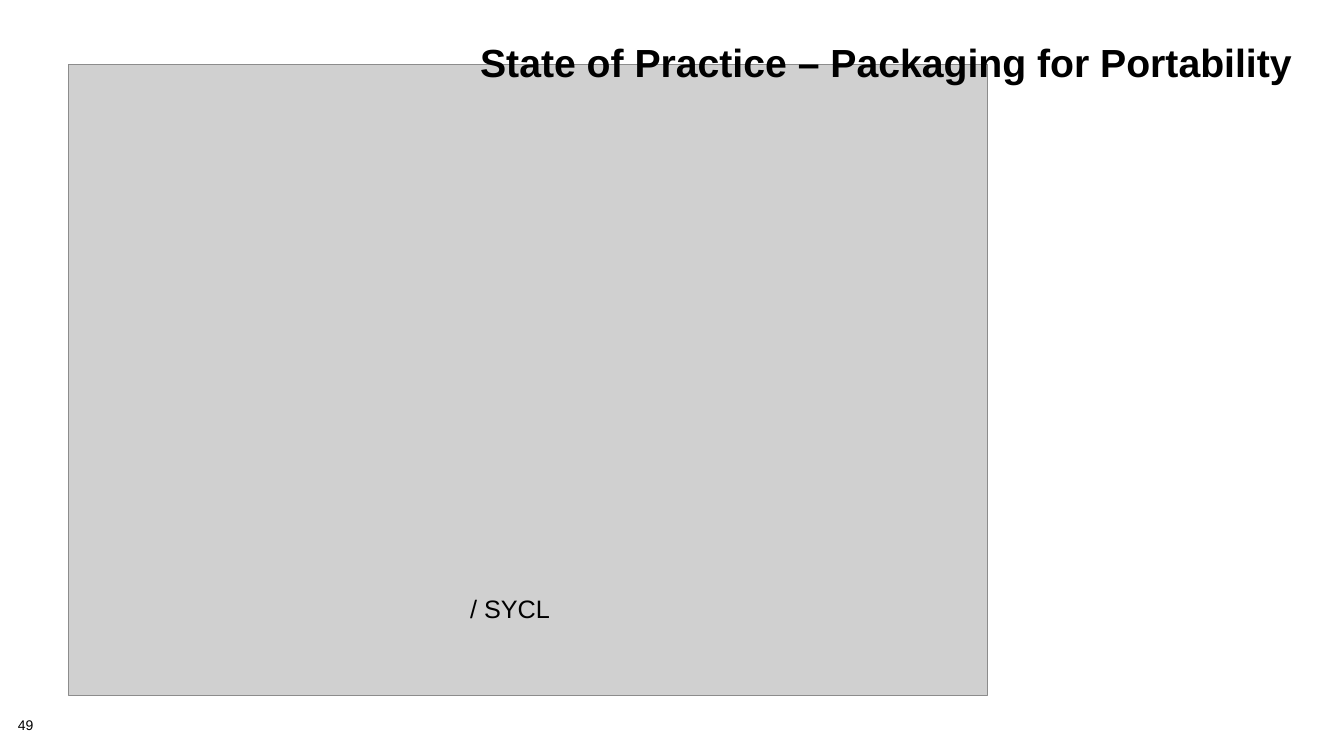
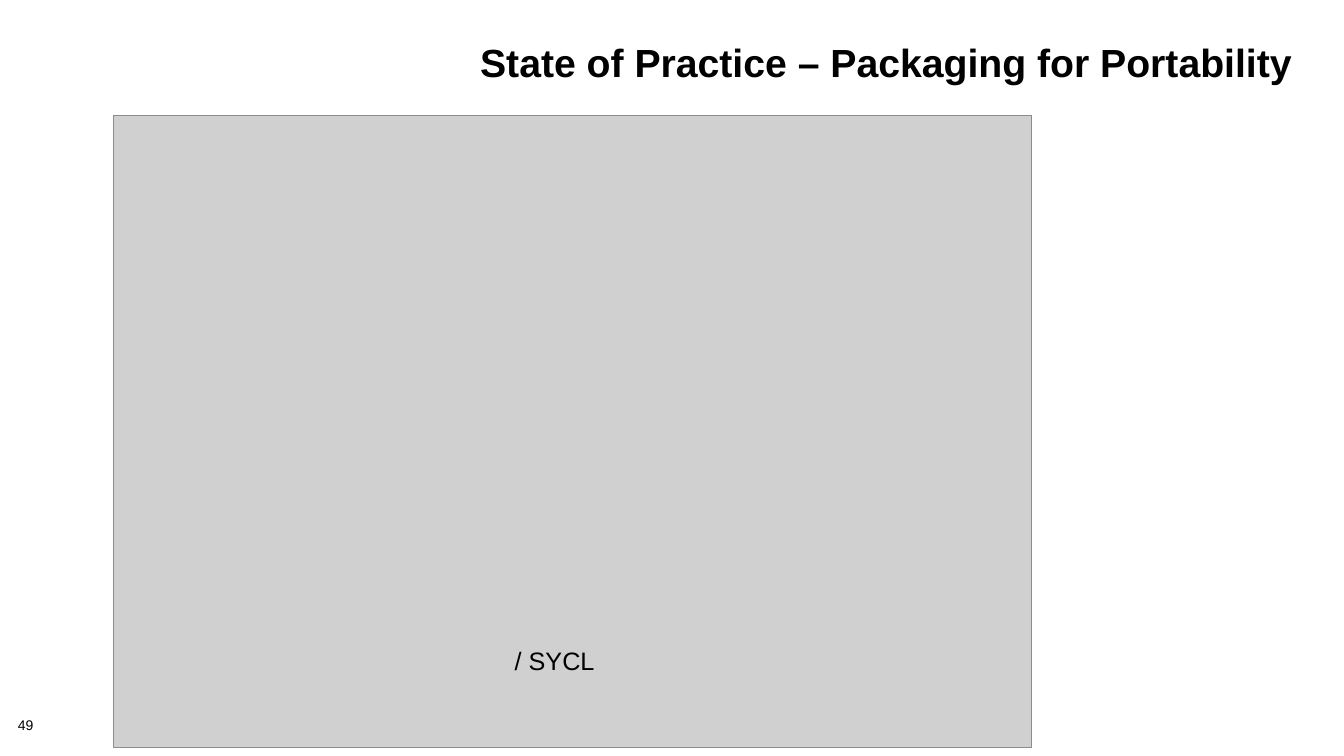
Before and after one commit to bssw-tutorial/presentations, a slide deck: slide 49 of packaging-short.pptx. Drawn at 1344x756 pixels with LibreOffice and Linux fonts; fonts in the diff are those of the drawing; grey boxes stand for pictures; background and template pictures are left out. Boxes give left, top, right and bottom in pixels: in the first picture for what was removed or moved away, otherwise in the second. Text is boxed around its words. In the diff, an @@ line names an element or a change of style, - is before the commit and + after.

```diff
--- a/packaging-short.pptx
+++ b/packaging-short.pptx
@@ picture: place and size @@
-picture at box(69, 65, 987, 696)
+picture at box(114, 116, 1032, 747)
@@ text "/ SYCL": place and size @@
-text "/ SYCL" at box(484, 600, 550, 619)
+text "/ SYCL" at box(529, 652, 595, 671)
```
Also in this commit, not shown: 17 other slides changed, 3 other files.
